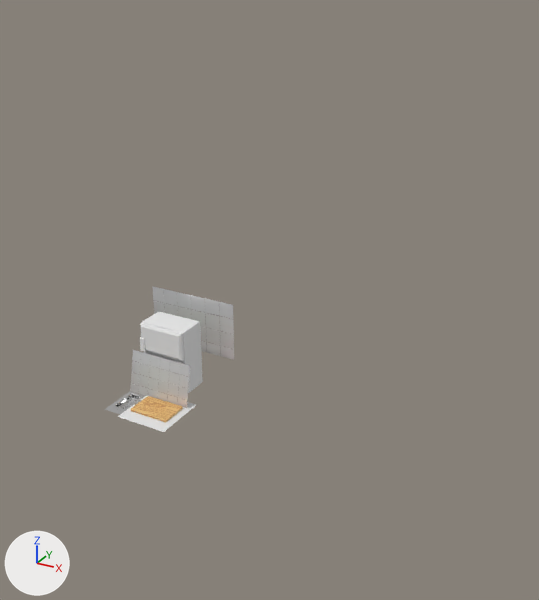
An edit to the FBX model Assets/3D/Fridge.fbx, drawn before and after from the same camera.
Camera for both pictures: a 50 mm lens placed at (28.4, -34.0, 27.1), pointed at (4.4, 9.6, 5.4). The lights are fixed; the arrows at lower left show +X, +Y and +Z. Where no turn or scale is listed for an object, it has been applied to the vertices. Vertices at the same position are counted once.

Names of what the first picture shows: 'CuttingBoard', 'Fridge', 'Plane', 'Plane.001', 'door', 'tile', 'tile.001'.
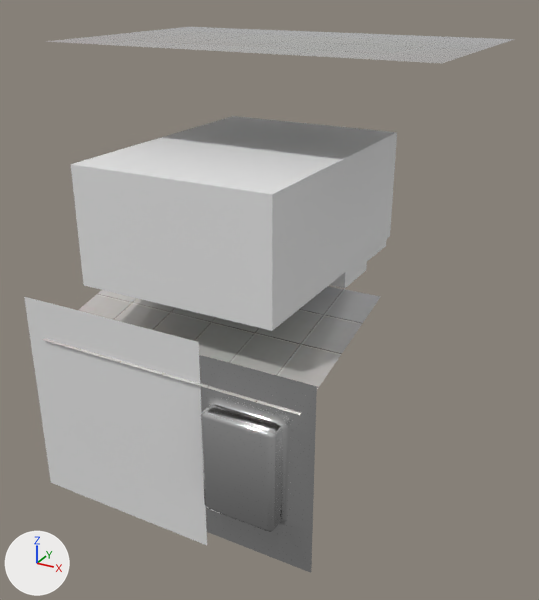
Where the newer file only moved an object's origin or applied its transform, the numbers keep the older frame.

Pixel boxes (x1, y1, x2, y2) of what changed, in the pictures (539 x 600 px):
'Fridge', reshaped (419% wider, 163% taller)
    before: (141, 312, 203, 393)
    after: (71, 116, 397, 331)
'Plane', reshaped
    before: (118, 396, 196, 432)
    after: (24, 297, 207, 545)
'Plane.001', reshaped, moved, rescaled
    before: (105, 391, 146, 414)
    after: (199, 355, 317, 573)
'tile', reshaped
    before: (130, 350, 190, 408)
    after: (43, 286, 380, 415)
'tile.001', reshaped (467% wider, 51% shorter)
    before: (152, 286, 234, 360)
    after: (45, 27, 515, 63)
'door', reshaped
    before: (140, 323, 184, 361)
    after: (329, 239, 387, 289)

The change, as a diff of the scene's bpy script:
```diff
--- a/Assets/3D/Fridge.fbx.py
+++ b/Assets/3D/Fridge.fbx.py
@@ me_cube_001 @@
 me_cube_001.from_pydata(...)  # 36 vertices, 30 faces; spans x -1.75..1.75, y -1.05..0.95, z -3.73..1.04
+# me_cube_001 part 5: the whole mesh is multiplied about its middle by the matrix ((-4.0, 0.0, 0.0), (0.0, 0.0, 4.0), (0.0, 4.0, 0.0)), then moved by (2.97, 5.78, 9.64)
 me_cube_001.materials.append(mat_material)
@@ me_plane_001 @@
 me_plane_001.from_pydata(...)  # 4 vertices, 1 face; spans x -1.9..1.9, y -1.9..1.9, z 0.0
-me_plane_001.vertices[0].co = (-1.9, -1.9, 0.0)  # pixel (117, 416)
-me_plane_001.vertices[1].co = (1.9, -1.9, 0.0)  # pixel (163, 432)
-me_plane_001.vertices[2].co = (-1.9, 1.9, 0.0)
-me_plane_001.vertices[3].co = (1.9, 1.9, 0.0)  # pixel (196, 404)
+# me_plane_001 part 4
+me_plane_001.vertices[0].co = (5.01, -2.05, -7.85)  # pixel (207, 545)
+me_plane_001.vertices[1].co = (-8.92, -2.05, -7.85)  # pixel (50, 482)
+me_plane_001.vertices[2].co = (5.01, -2.05, 7.32)  # pixel (198, 341)
+me_plane_001.vertices[3].co = (-8.92, -2.05, 7.32)  # pixel (24, 296)
@@ me_cube @@
 me_cube.from_pydata(...)  # 139 vertices, 110 faces; spans x -3.41..0.0, y -0.36..0.43, z -1.0..1.0
+# me_cube part 3: the whole mesh is multiplied about its middle by the matrix ((-4.0, 0.0, 0.0), (0.0, 0.0, 4.0), (0.0, 4.0, 0.0)), then moved by (2.97, 12.12, 4.43)
 me_cube.materials.append(mat_material)
@@ me_tile @@
 me_tile.from_pydata(...)  # 4 vertices, 1 face; spans x -2.42..2.42, y -0.33..0.33, z -1.51..1.51
-me_tile.vertices[0].co = (-2.42, -0.33, -1.51)  # pixel (130, 391)
-me_tile.vertices[1].co = (2.42, -0.33, -1.51)  # pixel (186, 408)
-me_tile.vertices[2].co = (-2.42, 0.33, 1.51)  # pixel (132, 349)
-me_tile.vertices[3].co = (2.42, 0.33, 1.51)  # pixel (190, 365)
+# me_tile part 6
+me_tile.vertices[0].co = (12.63, -3.74, 3.02)  # pixel (299, 415)
+me_tile.vertices[1].co = (-6.7, -3.74, 3.02)  # pixel (42, 340)
+me_tile.vertices[2].co = (12.63, 8.31, 5.65)  # pixel (380, 296)
+me_tile.vertices[3].co = (-6.7, 8.31, 5.65)
 me_tile.materials.append(mat_tile)
@@ me_tile_001 @@
 me_tile_001.from_pydata(...)  # 4 vertices, 1 face; spans x -3.44..3.44, y 0.0, z 0.37..4.66
-me_tile_001.vertices[0].co = (-3.44, 0.0, 0.37)
-me_tile_001.vertices[1].co = (3.44, 0.0, 0.37)  # pixel (234, 359)
-me_tile_001.vertices[2].co = (-3.44, 0.0, 4.66)  # pixel (152, 286)
-me_tile_001.vertices[3].co = (3.44, 0.0, 4.66)  # pixel (233, 304)
+# me_tile_001 part 2
+me_tile_001.vertices[0].co = (16.74, -0.5, 21.35)  # pixel (442, 63)
+me_tile_001.vertices[1].co = (-10.81, -0.5, 21.35)  # pixel (44, 41)
+me_tile_001.vertices[2].co = (16.74, 16.67, 21.35)  # pixel (514, 39)
+me_tile_001.vertices[3].co = (-10.81, 16.67, 21.35)  # pixel (188, 26)
 me_tile_001.materials.append(mat_tile)
@@ me_plane @@
-me_plane.from_pydata(...)  # 76 vertices, 69 faces; spans x -0.36..1.0, y -1.65..1.65, z -0.34..0.0
+me_plane.from_pydata(...)  # 76 vertices, 69 faces; spans x -1.16..0.76, y -0.34..0.0, z -1.65..1.65
+# me_plane part 1: 76 of 76 vertices moved; they spanned x -0.36..1.0, y -1.65..1.65, z -0.34..0.0 and now span x -1.16..0.76, y -0.34..0.0, z -1.65..1.65; mean shift (-0.67, -0.13, 0.14); largest move (1.0, -1.65, 0.0) -> (-1.16, 0.0, -1.65)
 me_plane.materials.append(mat_material_002)
@@ ob_plane_001 @@
 ob_plane_001 = bpy.data.objects.new('Plane.001', me_plane)
-ob_plane_001.location = (-2.04, 0.39, 0.0)
+ob_plane_001.location = (10.52, -1.7, -0.1)
+ob_plane_001.scale = (4.0, 4.0, 4.0)
```
